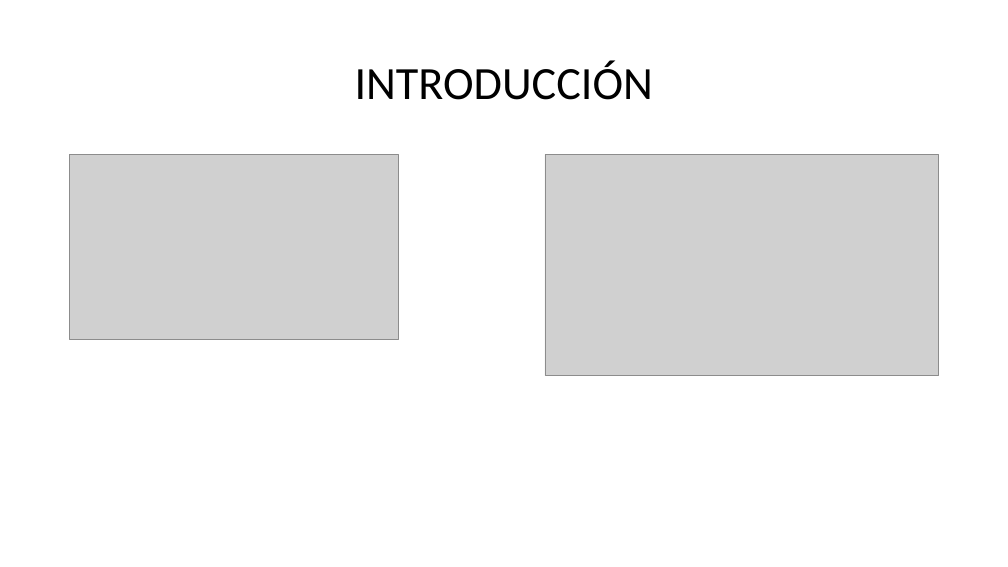
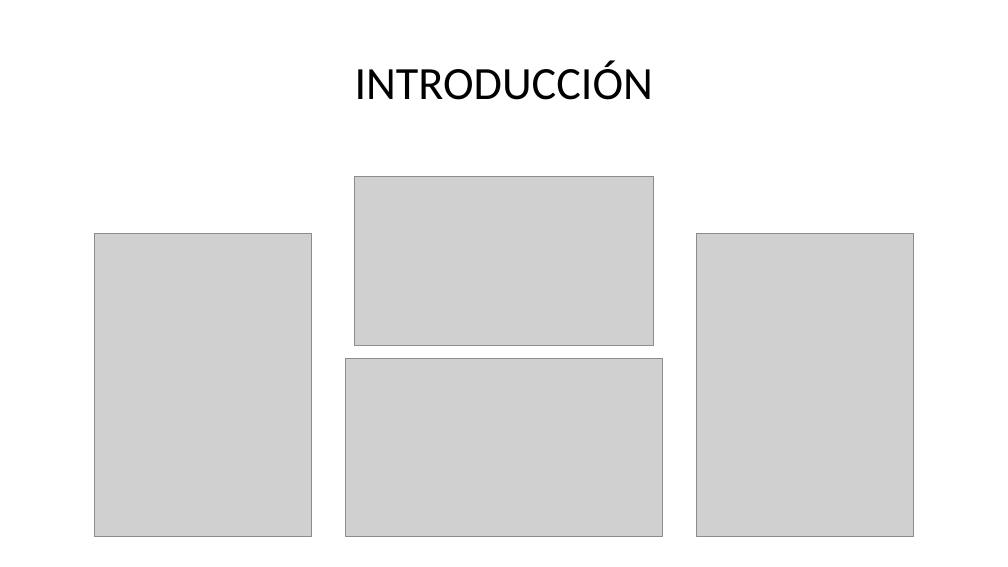
Before and after one commit to iquintasALT/PROYECTOS_II, a slide deck: slide 2 of docs/milestones/hito_0/presentacionhito0.pptx. Drawn at 1008x567 pixels with LibreOffice and Linux fonts; fonts in the diff are those of the drawing; grey boxes stand for pictures. Boxes give left, top, right and bottom in pixels: in the first picture for what was removed or moved away, otherwise in the second. Text is boxed around its words. In the diff, an @@ line names an element or a change of style, - is before the commit and + after.

```diff
--- a/docs/milestones/hito_0/presentacionhito0.pptx
+++ b/docs/milestones/hito_0/presentacionhito0.pptx
@@ picture removed at box(70, 154, 399, 340) @@
@@ picture added at box(355, 176, 654, 345) @@
@@ picture removed at box(545, 154, 939, 376) @@
@@ picture added at box(95, 233, 311, 537) @@
@@ picture added at box(697, 233, 913, 537) @@
@@ picture added at box(346, 358, 663, 537) @@
```
Also in this commit, not shown: 1 other slide changed.
